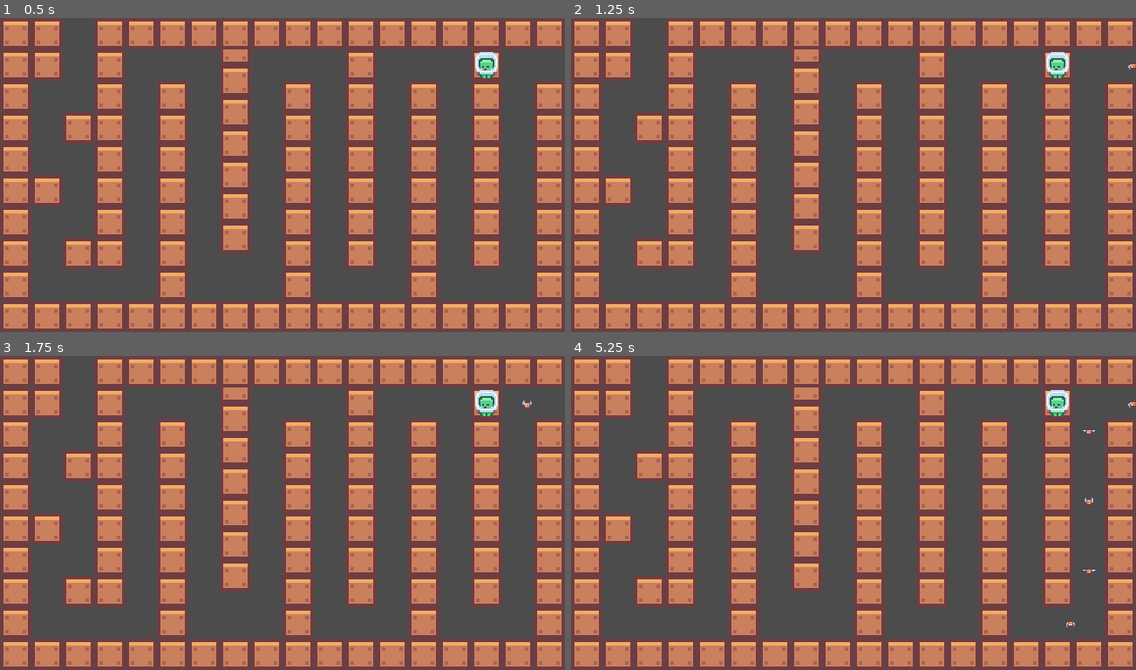
Above: before the commit, frames 1-4 (two rows, left to right).
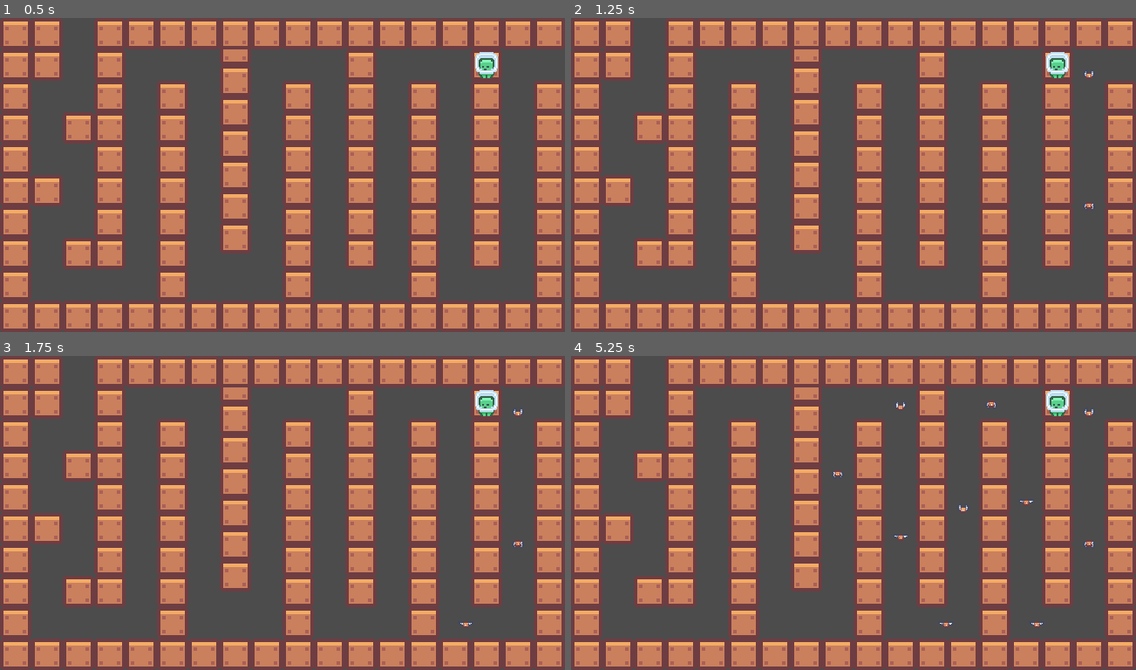
Above: after the commit, the same moments.

Repository: trickyhunter3/Tower_Defense_V2
Game: Godot game, scene res://Levels/Level_1.tscn
Same seed, same stepped clock (60 frames per second), same inputs: the game is played once before the commit and once after it.
Inputs:
- Up to frame 1 (0.5 s): no input
- Up to frame 2 (1.25 s): tap Enter at 0.5 s
- Up to frame 3 (1.75 s): no input
- Up to frame 4 (5.25 s): no input

Frame 1 is identical in both runs. In frame 2, less than 0.1% of the frame differs, in the area x 90-100%, y 14-61%; in frame 3, 0.1%; in frame 4, 0.4%, in the area x 46-100%, y 14-87%.

Commit message:
remove enemys when they finish

Diff:
--- a/Enemy/Bird.tscn
+++ b/Enemy/Bird.tscn
@@ -39,7 +39,7 @@
 scale = Vector2( 0.375, 0.36 )
 frames = SubResource( 5 )
 animation = "idle"
-frame = 1
+frame = 3
 playing = true
 
 [node name="KinematicBody2D" type="KinematicBody2D" parent="."]
--- a/Enemy/Enemy.gd
+++ b/Enemy/Enemy.gd
@@ -8,6 +8,9 @@
 
 func _process(delta):
 	set_offset(get_offset() + speed * delta)
+
+	if get_unit_offset() == 1:
+		queue_free()
 	pass
 
 func Set_enemy(health, speed):
--- a/Levels/Level_1.gd
+++ b/Levels/Level_1.gd
@@ -11,6 +11,6 @@
 
 func _on_Bird_Timer_timeout():
 	var bird = BIRD_LOAD.instance()
-	bird.Set_enemy(100,40)
+	bird.Set_enemy(100,150)
 	get_node("Path2D").add_child(bird)
 	pass
--- a/Levels/Level_1.tscn
+++ b/Levels/Level_1.tscn
@@ -6,7 +6,7 @@
 
 [sub_resource type="Curve2D" id=1]
 _data = {
-"points": PoolVector2Array( 0, 0, 0, 0, 333, 27, 0, 0, 0, 0, …(408 unchanged characters)… 5, 0, 0, 0, 0, 45, 45, 0, 0, 0, 0, 45, -9 )
+"points": PoolVector2Array( 0, 0, 0, 0, 333, 27, 0, 0, 0, 0, …(408 unchanged characters)… 5, 0, 0, 0, 0, 45, 45, 0, 0, 0, 0, 45, -7 )
 }
 
 [node name="Level_1" type="Node2D"]
@@ -360,6 +360,7 @@
 position = Vector2( 315, 171 )
 
 [node name="Bird_Timer" type="Timer" parent="."]
+wait_time = 0.5
 autostart = true
 
 [node name="Tower_1" parent="." instance=ExtResource( 2 )]
